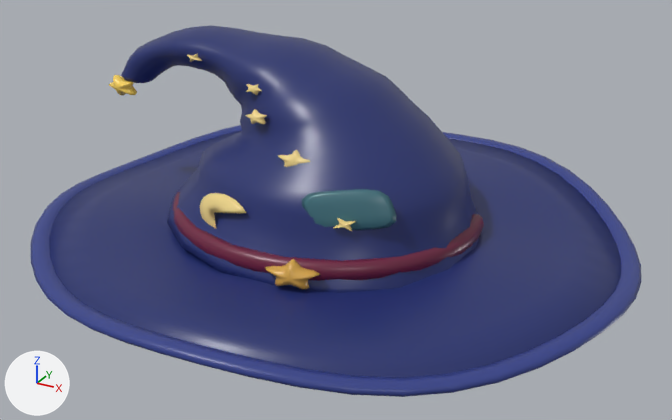
A saved change to the glTF model packages/jelly-scene/src/cosmetics/wizard-hat.glb.
The view is the same before and after, from a 50 mm camera at (1.5, -2.87, 2.3) aimed at (0.06, -0.25, 0.99). Every picture has the same lights, and +X, +Y and +Z are marked at lower left. The older version comes first.

In view in the first picture: 'wizard_hat_band', 'wizard_hat_brim', 'wizard_hat_clasp', 'wizard_hat_cone', 'wizard_hat_hem', 'wizard_hat_moon', 'wizard_hat_patch', 'wizard_hat_star_1', 'wizard_hat_star_2', 'wizard_hat_star_4', 'wizard_hat_tip_star' and 2 more.
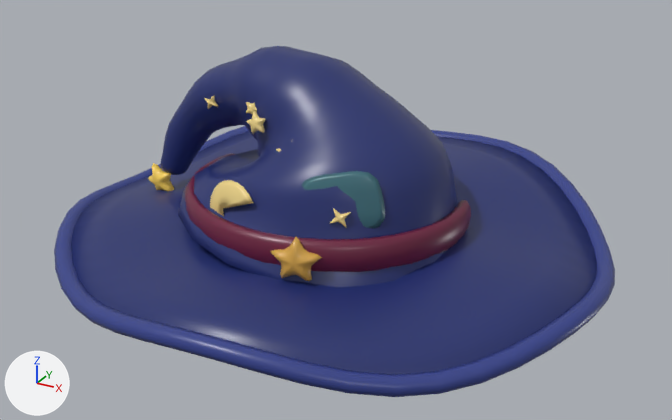
Changed parts and their boxes (x1, y1, x2, y2) in the pictures (672 x 420 px):
'wizard_hat_brim', rescaled (8% narrower): before (49, 130, 621, 377); after (71, 131, 597, 374)
'wizard_hat_cone', reshaped (16% narrower, 10% shorter): before (121, 25, 479, 293); after (160, 46, 459, 287)
'wizard_hat_hem', rescaled (8% narrower): before (31, 125, 641, 397); after (54, 126, 615, 397)
'wizard_hat_band', rescaled: before (173, 192, 484, 281); after (185, 153, 471, 272)
'wizard_hat_patch', moved, rescaled: before (302, 189, 396, 230); after (301, 171, 385, 229)
'wizard_hat_clasp', moved, rescaled (7% narrower, 48% taller): before (265, 259, 320, 289); after (271, 236, 322, 281)
'wizard_hat_moon', moved, rescaled: before (200, 193, 246, 228); after (210, 180, 253, 216)
'wizard_hat_tip_star', reshaped: before (109, 75, 137, 95); after (148, 163, 174, 191)
'wizard_hat_star_1', moved, rescaled (9% narrower, 41% taller): before (245, 109, 267, 125); after (246, 111, 266, 134)
'wizard_hat_star_2', moved, rescaled (50% taller): before (333, 218, 356, 231); after (329, 208, 351, 228)
'wizard_hat_star_4', moved, rescaled: before (187, 53, 202, 62); after (204, 96, 218, 109)

Patch to the scene script:
```diff
--- a/packages/jelly-scene/src/cosmetics/wizard-hat.glb.py
+++ b/packages/jelly-scene/src/cosmetics/wizard-hat.glb.py
@@ me_wizard_hat_band @@
-me_wizard_hat_band.from_pydata(...)  # 362 vertices, 720 faces; spans x -0.563..0.563, y -0.723..-0.047, z 0.938..1.009
+me_wizard_hat_band.from_pydata(...)  # 362 vertices, 720 faces; spans x -0.517..0.517, y -0.68..-0.059, z 0.943..1.057
+# me_wizard_hat_band part 1: the whole mesh is scaled about its middle by (0.918, 0.918, 1.61), then moved by (0.0, 0.015, 0.027)
 me_wizard_hat_band.materials.append(mat_weinrot)
@@ me_wizard_hat_brim @@
-me_wizard_hat_brim.from_pydata(...)  # 290 vertices, 576 faces; spans x -1.04..1.04, y -1.11..0.71, z 0.85..0.99
+me_wizard_hat_brim.from_pydata(...)  # 290 vertices, 576 faces; spans x -0.96..0.96, y -1.04..0.64, z 0.8..1.02
+# me_wizard_hat_brim part 2: the whole mesh is scaled about its middle by (0.926, 0.926, 1.61), then moved by (0.0, 0.0, -0.01)
 me_wizard_hat_brim.materials.append(mat_nachtblau)
@@ me_wizard_hat_clasp @@
-me_wizard_hat_clasp.from_pydata(...)  # 122 vertices, 240 faces; spans x 0.077..0.251, y -0.75..-0.673, z 0.934..1.024
+me_wizard_hat_clasp.from_pydata(...)  # 122 vertices, 240 faces; spans x 0.072..0.234, y -0.705..-0.633, z 0.936..1.081
+# me_wizard_hat_clasp part 3: the whole mesh is scaled about its middle by (0.932, 0.932, 1.61), then moved by (-0.011, 0.043, 0.03)
 me_wizard_hat_clasp.materials.append(mat_messing)
@@ me_wizard_hat_cone @@
-me_wizard_hat_cone.from_pydata(...)  # 686 vertices, 1368 faces; spans x -0.888..0.586, y -0.734..0.334, z 0.873..1.55
+me_wizard_hat_cone.from_pydata(...)  # 686 vertices, 1368 faces; spans x -0.735..0.544, y -0.698..0.298, z 0.827..1.516
+# me_wizard_hat_cone part 4: 686 of 686 vertices moved; they spanned x -0.888..0.586, y -0.734..0.334, z 0.873..1.55 and now span x -0.735..0.544, y -0.698..0.298, z 0.827..1.516; mean shift (0.038, -0.002, -0.129)
 me_wizard_hat_cone.materials.append(mat_nachtblau)
@@ me_wizard_hat_hem @@
-me_wizard_hat_hem.from_pydata(...)  # 384 vertices, 768 faces; spans x -1.1..1.1, y -1.17..0.77, z 0.84..1.0
+me_wizard_hat_hem.from_pydata(...)  # 384 vertices, 768 faces; spans x -1.01..1.01, y -1.09..0.69, z 0.78..1.04
+# me_wizard_hat_hem part 5: the whole mesh is scaled about its middle by (0.926, 0.926, 1.61), then moved by (0.0, 0.0, -0.01)
 me_wizard_hat_hem.materials.append(mat_saum)
@@ me_wizard_hat_moon @@
-me_wizard_hat_moon.from_pydata(...)  # 122 vertices, 240 faces; spans x -0.27..-0.043, y -0.646..-0.577, z 1.002..1.135
+me_wizard_hat_moon.from_pydata(...)  # 122 vertices, 240 faces; spans x -0.255..-0.043, y -0.607..-0.542, z 0.956..1.172
+# me_wizard_hat_moon part 6: the whole mesh is scaled about its middle by (0.932, 0.932, 1.61), then moved by (0.007, 0.037, -0.004)
 me_wizard_hat_moon.materials.append(mat_stickgarn)
@@ me_wizard_hat_patch @@
-me_wizard_hat_patch.from_pydata(...)  # 122 vertices, 240 faces; spans x 0.136..0.417, y -0.609..-0.503, z 1.087..1.219
+me_wizard_hat_patch.from_pydata(...)  # 122 vertices, 240 faces; spans x 0.101..0.363, y -0.568..-0.469, z 1.045..1.258
+# me_wizard_hat_patch part 7: the whole mesh is scaled about its middle by (0.932, 0.932, 1.61), then moved by (-0.045, 0.038, -0.001)
 me_wizard_hat_patch.materials.append(mat_flicken)
@@ me_wizard_hat_star_1 @@
-me_wizard_hat_star_1.from_pydata(...)  # 122 vertices, 240 faces; spans x -0.1826..-0.0918, y -0.4493..-0.412, z 1.3257..1.3753
+me_wizard_hat_star_1.from_pydata(...)  # 122 vertices, 240 faces; spans x -0.2137..-0.129, y -0.3998..-0.365, z 1.2713..1.3513
+# me_wizard_hat_star_1 part 8: the whole mesh is scaled about its middle by (0.932, 0.932, 1.61), then moved by (-0.0342, 0.0482, -0.0392)
 me_wizard_hat_star_1.materials.append(mat_stickgarn)
@@ me_wizard_hat_star_2 @@
-me_wizard_hat_star_2.from_pydata(...)  # 122 vertices, 240 faces; spans x 0.2435..0.3106, y -0.6037..-0.5616, z 1.0969..1.1351
+me_wizard_hat_star_2.from_pydata(...)  # 122 vertices, 240 faces; spans x 0.2096..0.2722, y -0.5667..-0.5274, z 1.0852..1.1468
+# me_wizard_hat_star_2 part 9: the whole mesh is scaled about its middle by (0.932, 0.932, 1.61), then moved by (-0.0361, 0.0356, 0.0)
 me_wizard_hat_star_2.materials.append(mat_stickgarn)
@@ me_wizard_hat_star_4 @@
-me_wizard_hat_star_4.from_pydata(...)  # 122 vertices, 240 faces; spans x -0.5168..-0.4509, y -0.3051..-0.2725, z 1.4576..1.4917
+me_wizard_hat_star_4.from_pydata(...)  # 122 vertices, 240 faces; spans x -0.4636..-0.4021, y -0.287..-0.2565, z 1.2878..1.3428
+# me_wizard_hat_star_4 part 10: the whole mesh is scaled about its middle by (0.932, 0.932, 1.61), then moved by (0.051, 0.0171, -0.1593)
 me_wizard_hat_star_4.materials.append(mat_stickgarn)
@@ me_wizard_hat_tip_star @@
-me_wizard_hat_tip_star.from_pydata(...)  # 122 vertices, 240 faces; spans x -0.9423..-0.7942, y -0.2808..-0.2137, z 1.2671..1.349
+me_wizard_hat_tip_star.from_pydata(...)  # 122 vertices, 240 faces; spans x -0.7904..-0.6524, y -0.2753..-0.2128, z 0.8838..1.0157
+# me_wizard_hat_tip_star part 11: the whole mesh is multiplied about its middle by the matrix ((0.932, 0.0, 0.0), (0.0, 0.932, 0.0), (0.0, 0.0, 1.613)), then moved by (0.1469, 0.0032, -0.3583)
 me_wizard_hat_tip_star.materials.append(mat_sterngold)
```
